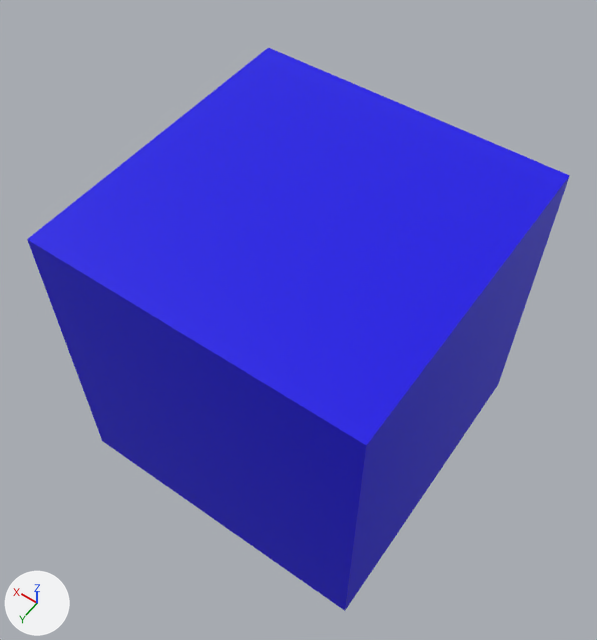
The glTF model buildings/blueresearch.glb: old version first, new version second.
The view is the same before and after, from a 50 mm camera at (-7.39, 10.68, 16.82) aimed at (-0.08, 0.46, 0.75). The lights are fixed; the arrows at lower left show +X, +Y and +Z. Where no turn or scale is listed for an object, it has been applied to the vertices.
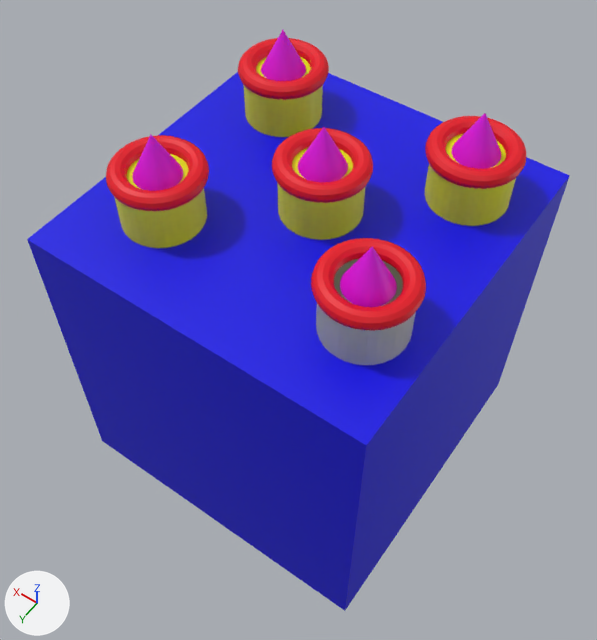
The newer file is also rescaled (x1.074), turned or shifted as a whole; pictures and numbers use the older file's frame.

Where the change shows, as pixel boxes [x1, y1, x2, y2] in the pictures (597 x 640 px):
'Torus', added (red): after [311, 238, 426, 331]
'Torus.001', added (red): after [106, 135, 209, 211]
'Torus.004', added (red): after [272, 128, 373, 203]
'Torus.003', added (red): after [425, 116, 526, 189]
'Cylinder.001', added: after [316, 259, 416, 365]
'Cylinder.002', added (yellow): after [114, 154, 207, 248]
'Cylinder.004', added (yellow): after [424, 134, 516, 226]
'Cylinder.005', added (yellow): after [277, 147, 366, 240]
'Torus.002', added (red): after [238, 38, 329, 100]
'Cylinder.003', added (yellow): after [243, 57, 323, 137]
'Cone', added (pink): after [340, 247, 397, 307]
'Cone.001', added (pink): after [132, 135, 183, 191]
'Cone.004', added (pink): after [298, 127, 348, 182]
'Cone.003', added (pink): after [452, 113, 501, 169]
'Cone.002', added (pink): after [261, 30, 306, 81]

What the commit changed:
Material 'Material.003' (mat_material_003) is new.
Its base color is (0.768, 0.0, 0.8) (pink #e300e7).
Material 'Material.001' (mat_material_001) is new.
Its base color is (0.794, 0.8, 0.0) (yellow #e6e700).
Material 'Material.002' (mat_material_002) is new.
Its base color is (0.8, 0.0, 0.0112) (red #e7001b).
Mesh me_cone_004 is new.
It is a 32-sided cone pointing to +z spanning x -0.577..0.577, y -0.577..0.577, z -0.577..0.577.
It uses material mat_material_003 (pink #e300e7).
Mesh me_cylinder_005 is new.
It is a 32-sided cylinder along z spanning x -0.92..0.92, y -0.92..0.92, z -0.78..0.78.
It uses material mat_material_001 (yellow #e6e700).
Mesh me_torus_004 is new.
It is a torus around z (ring radius 1.0, tube radius 0.25) spanning x -1.25..1.25, y -1.25..1.25, z -0.25..0.25.
It uses material mat_material_002 (red #e7001b).
Mesh me_cylinder_001 is new.
It is a 32-sided cylinder along z spanning x -0.92..0.92, y -0.92..0.92, z -0.78..0.78.
Object 'Cone.004' (ob_cone_004) is new; it shows me_cone_004.
Its location is (-0.24, -0.18, 5.79).
Object 'Cylinder.005' (ob_cylinder_005) is new; it shows me_cylinder_005.
Its location is (-0.27, -0.11, 4.56).
Object 'Torus.004' (ob_torus_004) is new; it shows me_torus_004.
Its location is (-0.22, -0.2, 5.36).
Its scale is (-0.836, -0.836, -0.836).
Object 'Cone.003' (ob_cone_003) is new; it shows a copy of me_cone_004.
Its location is (-2.61, -2.39, 5.79).
Object 'Cylinder.004' (ob_cylinder_004) is new; it shows a copy of me_cylinder_005.
Its location is (-2.64, -2.3, 4.56).
Object 'Torus.003' (ob_torus_003) is new; it shows a copy of me_torus_004.
Its location is (-2.59, -2.38, 5.36).
Its scale is (-0.836, -0.836, -0.836).
Object 'Cone.002' (ob_cone_002) is new; it shows a copy of me_cone_004.
Its location is (2.37, -2.39, 5.79).
Object 'Cylinder.003' (ob_cylinder_003) is new; it shows a copy of me_cylinder_005.
Its location is (2.32, -2.3, 4.56).
Object 'Torus.002' (ob_torus_002) is new; it shows a copy of me_torus_004.
Its location is (2.37, -2.38, 5.36).
Its scale is (-0.836, -0.836, -0.836).
Object 'Cone.001' (ob_cone_001) is new; it shows a copy of me_cone_004.
Its location is (2.35, 1.97, 5.79).
Object 'Cylinder.002' (ob_cylinder_002) is new; it shows a copy of me_cylinder_005.
Its location is (2.32, 2.04, 4.56).
Object 'Torus.001' (ob_torus_001) is new; it shows a copy of me_torus_004.
Its location is (2.37, 1.95, 5.36).
Its scale is (-0.836, -0.836, -0.836).
Object 'Torus' (ob_torus) is new; it shows a copy of me_torus_004.
Its location is (-2.71, 1.95, 5.36).
Its scale is (-0.836, -0.836, -0.836).
Object 'Cone' (ob_cone) is new; it shows a copy of me_cone_004.
Its location is (-2.73, 1.98, 5.79).
Object 'Cylinder.001' (ob_cylinder_001) is new; it shows me_cylinder_001.
Its location is (-2.76, 2.04, 4.56).
